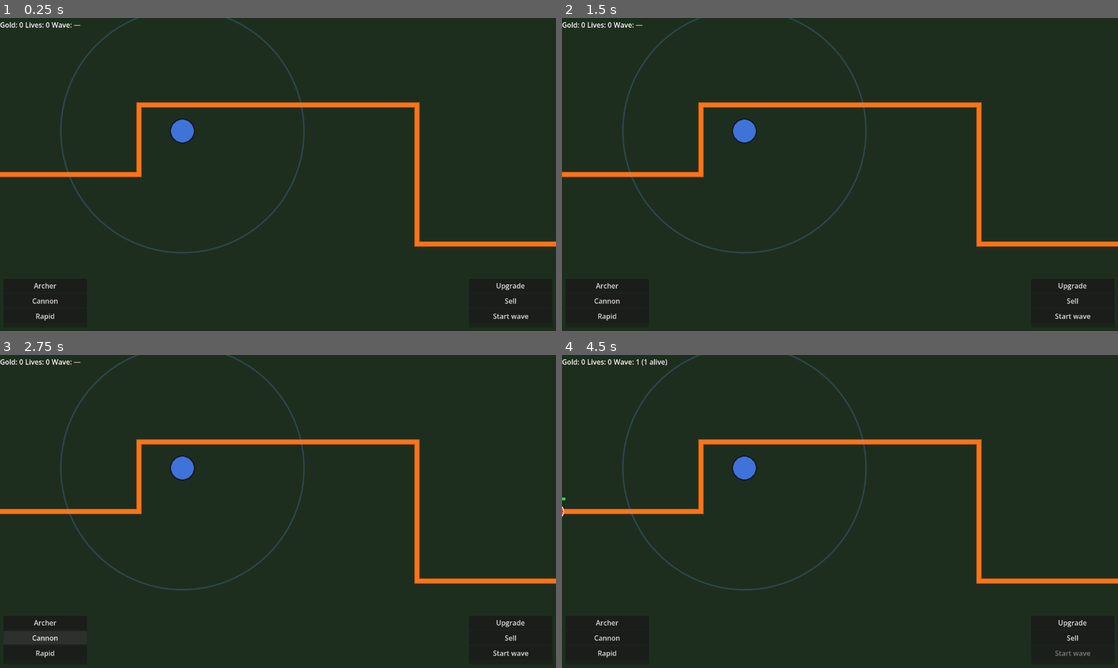
Above: before the commit, frames 1-4 (two rows, left to right).
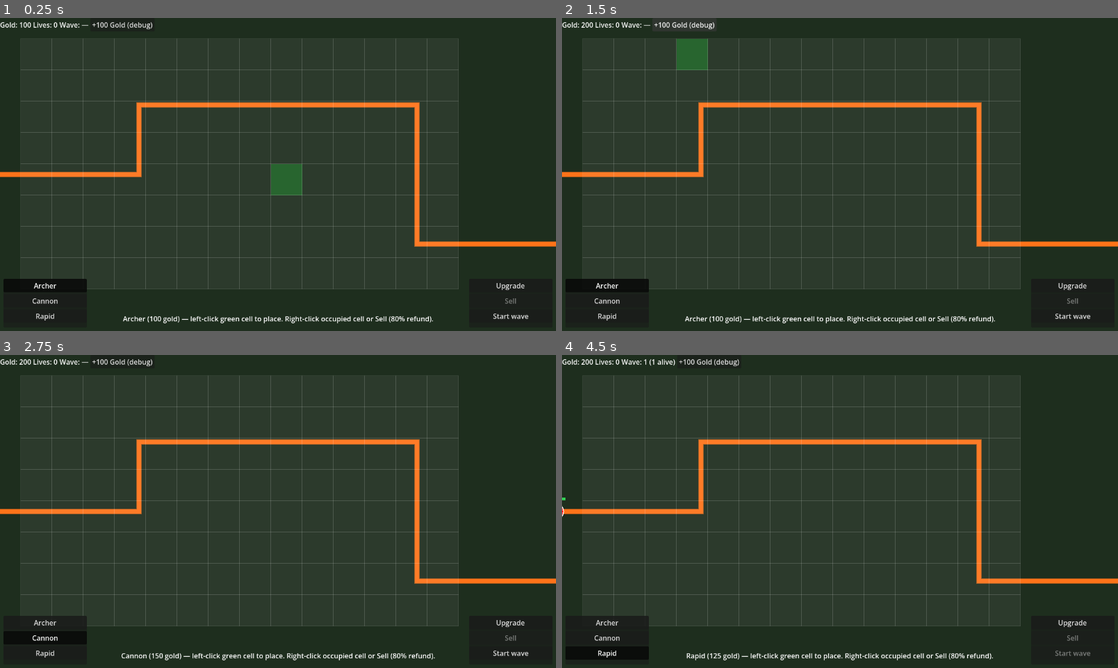
Above: after the commit, the same moments.

Repository: 00jacobs/LotrTD
Game: Godot game, scene res://scenes/main/main.tscn
Same seed, same stepped clock (60 frames per second), same inputs: the game is played once before the commit and once after it.
Inputs (mouse positions are in pixels of both pictures, inside the frame that each line leads up to):
- Up to frame 1 (0.25 s): no input
- Up to frame 2 (1.5 s): click "Archer" at 0.5 s; click (684, 24) at 1.25 s, where only the run after the commit has a clickable "+100 Gold (debug)"
- Up to frame 3 (2.75 s): click "Cannon" at 2 s
- Up to frame 4 (4.5 s): click "Rapid" at 2.75 s; click (1073, 636) at 3.5 s, where only the run before the commit has a clickable "Sell"; click "Start wave" at 4.25 s

The runs differ from the first frame. In frame 1, 4.7% of the frame differs, in the area x 3-93%, y 0-98%; in frame 2, 4.7%; in frame 3, 4.7%, in the area x 0-93%, y 0-98%; in frame 4, 4.2%.

Commit message:
Tower placement mechanics

Diff:
--- a/scenes/main/main.tscn
+++ b/scenes/main/main.tscn
@@ -66,7 +66,7 @@
 
 [node name="GoldLabel" type="Label" parent="UI/TopBar" unique_id=1817665949]
 layout_mode = 2
-text = "Gold: 0"
+text = "Gold: 100"
 
 [node name="LivesLabel" type="Label" parent="UI/TopBar" unique_id=12892118]
 layout_mode = 2
@@ -75,6 +75,10 @@
 [node name="WaveLabel" type="Label" parent="UI/TopBar" unique_id=1193846832]
 layout_mode = 2
 text = "Wave: 0"
+
+[node name="DebugGoldButton" type="Button" parent="UI/TopBar" unique_id=1193846833]
+layout_mode = 2
+text = "+100 Gold (debug)"
 
 [node name="BuildPanel" type="PanelContainer" parent="UI" unique_id=1899472057]
 layout_mode = 1
--- a/scripts/entities/world_view.gd
+++ b/scripts/entities/world_view.gd
@@ -1,6 +1,6 @@
 extends Node2D
 
-## Weeks 3–6: map, path, waves (button + timer spawns), multi-enemy, tower, gold.
+## Weeks 3–7: map, path, waves, tower (click-to-place on build grid), gold.
 
 const FALLBACK_ANCHORS: PackedVector2Array = [
 	Vector2(-40, 360),
@@ -21,21 +21,32 @@
 @export var enemy_radius: float = 18.0
 @export var enemy_color: Color = Color(1.0, 0.12, 0.12, 1.0)
 @export var enemy_max_hp: float = 120.0
+@export var starting_gold: int = 100
 @export var gold_per_kill: int = 15
 
 @export var wave_enemy_count: int = 6
 @export var wave_spawn_interval: float = 0.85
 
-@export var tower_position: Vector2 = Vector2(420, 260)
-@export var tower_range: float = 280.0
-@export var tower_radius: float = 26.0
-@export var fire_interval: float = 0.4
-@export var projectile_speed: float = 560.0
 @export var projectile_radius: float = 7.0
-@export var projectile_damage: float = 28.0
-@export var tower_color: Color = Color(0.25, 0.45, 0.85, 1.0)
-@export var projectile_color: Color = Color(1.0, 0.95, 0.35, 1.0)
 @export var show_tower_range: bool = true
+@export_range(0.0, 1.0) var sell_refund_ratio: float = 0.8
+
+const TOWER_COSTS: Dictionary = {
+	&"archer": 100,
+	&"cannon": 150,
+	&"rapid": 125,
+}
+
+## Which tower profile is active (week 7: build panel + placement).
+var _active_tower_id: StringName = &"archer"
+
+@export_group("Build grid (week 7)")
+@export var build_cell_size: float = 72.0
+@export var build_grid_origin: Vector2 = Vector2(48, 48)
+@export var build_grid_cols: int = 14
+@export var build_grid_rows: int = 8
+@export var path_block_margin: float = 56.0
+@export var show_build_grid: bool = true
 
 var _enemy_path: Path2D
 var _path_ready := false
@@ -46,13 +57,24 @@
 var _spawn_timer: float = 0.0
 var _enemies: Array[Dictionary] = []
 
-var _fire_timer: float = 0.0
 var _projectiles: Array[Dictionary] = []
 
 var _gold: int = 0
+var _placed_towers: Array[Dictionary] = []
+var _occupied_cells: Dictionary = {}
 var _gold_label: Label
 var _wave_label: Label
 var _start_wave_button: Button
+var _sell_button: Button
+var _debug_gold_button: Button
+var _hint_label: Label
+
+var _hover_cell: Vector2i = Vector2i(-1, -1)
+
+var _tower_pick_group: ButtonGroup = ButtonGroup.new()
+var _btn_archer: Button
+var _btn_cannon: Button
+var _btn_rapid: Button
 
 
 func _ready() -> void:
@@ -63,10 +85,25 @@
 		# Use button_up so disabling the button does not leave a stuck "pressed" style (weird overlay).
 		_start_wave_button.button_up.connect(_on_start_wave_button_up)
 
+	_sell_button = get_node_or_null("../../UI/ActionPanel/ActionVBox/SellButton") as Button
+	if _sell_button != null:
+		_sell_button.button_up.connect(_on_sell_button_up)
+
+	_debug_gold_button = get_node_or_null("../../UI/TopBar/DebugGoldButton") as Button
+	if _debug_gold_button != null:
+		_debug_gold_button.pressed.connect(_on_debug_gold_button_pressed)
+
+	_hint_label = get_node_or_null("../../UI/HintLabel") as Label
+
+	_btn_archer = get_node_or_null("../../UI/BuildPanel/BuildVBox/TowerButton_Archer") as Button
+	_btn_cannon = get_node_or_null("../../UI/BuildPanel/BuildVBox/TowerButton_Cannon") as Button
+	_btn_rapid = get_node_or_null("../../UI/BuildPanel/BuildVBox/TowerButton_Rapid") as Button
+	_setup_tower_type_buttons()
+
 	_enemy_path = get_node_or_null("PathFollowRoot/EnemyPath") as Path2D
 	var tower_marker: Marker2D = get_node_or_null("TowerRoot/DemoTower") as Marker2D
 	if tower_marker != null:
-		tower_position = tower_marker.position
+		tower_marker.visible = false
 	_ensure_path_curve()
 	_path_length = _polyline_length(_read_anchor_points())
 	_path_ready = true
@@ -74,12 +111,15 @@
 	_spawns_remaining = 0
 	_spawn_timer = 0.0
 	_enemies.clear()
-	_fire_timer = 0.0
 	_projectiles.clear()
-	_gold = 0
+	_placed_towers.clear()
+	_occupied_cells.clear()
+	_gold = starting_gold
 	_update_gold_label()
 	_update_wave_ui()
 	_update_start_button()
+	_update_sell_button()
+	_update_hint_label()
 	set_process(true)
 	set_process_unhandled_input(true)
 	queue_redraw()
@@ -88,6 +128,188 @@
 func _unhandled_input(event: InputEvent) -> void:
 	if event.is_action_pressed("ui_accept"):
 		_try_start_wave()
+	if event is InputEventMouseButton:
+		var mb := event as InputEventMouseButton
+		if mb.button_index == MOUSE_BUTTON_LEFT and mb.pressed:
+			_try_place_tower_on_click()
+		elif mb.button_index == MOUSE_BUTTON_RIGHT and mb.pressed:
+			_try_sell_tower_on_click()
+
+
+func _try_place_tower_on_click() -> void:
+	var world_pos: Vector2 = get_global_mouse_position()
+	var cell := _world_pos_to_cell(world_pos)
+	if cell.x < 0 or _is_cell_occupied(cell):
+		return
+	var center := _cell_center(cell)
+	if not _is_valid_build_cell(center, _read_anchor_points()):
+		return
+	var cost := _get_tower_cost(_active_tower_id)
+	if _gold < cost:
+		return
+	_gold -= cost
+	_update_gold_label()
+	_placed_towers.append(_make_tower(cell, center, _active_tower_id))
+	_occupied_cells[_cell_key(cell)] = true
+	_update_hint_label()
+	_update_sell_button()
+	queue_redraw()
+
+
+func _try_sell_tower_on_click() -> void:
+	var world_pos: Vector2 = get_global_mouse_position()
+	var cell := _world_pos_to_cell(world_pos)
+	if cell.x < 0:
+		return
+	_sell_tower_at_cell(cell)
+
+
+func _on_sell_button_up() -> void:
+	_sell_tower_at_cell(_hover_cell)
+
+
+func _on_debug_gold_button_pressed() -> void:
+	_gold += 100
+	_update_gold_label()
+	queue_redraw()
+
+
+func _sell_tower_at_cell(cell: Vector2i) -> void:
+	var idx := _find_tower_index_at_cell(cell)
+	if idx < 0:
+		return
+	var tower: Dictionary = _placed_towers[idx]
+	_gold += _get_sell_value(tower)
+	_placed_towers.remove_at(idx)
+	_occupied_cells.erase(_cell_key(cell))
+	_update_gold_label()
+	_update_sell_button()
+	queue_redraw()
+
+
+func _find_tower_index_at_cell(cell: Vector2i) -> int:
+	for i in _placed_towers.size():
+		var tower_cell: Vector2i = _placed_towers[i]["cell"] as Vector2i
+		if tower_cell == cell:
+			return i
+	return -1
+
+
+func _get_sell_value(tower: Dictionary) -> int:
+	var cost: int = int(tower.get("cost", 0))
+	return int(floor(float(cost) * sell_refund_ratio))
+
+
+func _setup_tower_type_buttons() -> void:
+	for b: Button in [_btn_archer, _btn_cannon, _btn_rapid]:
+		if b == null:
+			continue
+		b.toggle_mode = true
+		b.button_group = _tower_pick_group
+	if _btn_archer != null:
+		_btn_archer.toggled.connect(_on_tower_type_toggled.bind(&"archer"))
+	if _btn_cannon != null:
+		_btn_cannon.toggled.connect(_on_tower_type_toggled.bind(&"cannon"))
+	if _btn_rapid != null:
+		_btn_rapid.toggled.connect(_on_tower_type_toggled.bind(&"rapid"))
+	# Default selection so range / DPS match the visible profile before first click.
+	if _btn_archer != null:
+		_btn_archer.set_pressed_no_signal(true)
+	elif _btn_cannon != null:
+		_btn_cannon.set_pressed_no_signal(true)
+	elif _btn_rapid != null:
+		_btn_rapid.set_pressed_no_signal(true)
+
+
+func _on_tower_type_toggled(pressed: bool, id: StringName) -> void:
+	if not pressed:
+		return
+	_active_tower_id = id
+	_update_hint_label()
+	queue_redraw()
+
+
+func _tower_stats_for(id: StringName) -> Dictionary:
+	match id:
+		&"cannon":
+			return {
+				"range": 220.0,
+				"fire_interval": 0.95,
+				"projectile_damage": 52.0,
+				"projectile_speed": 420.0,
+				"tower_radius": 28.0,
+				"tower_color": Color(0.55, 0.35, 0.2, 1.0),
+				"projectile_color": Color(1.0, 0.55, 0.15, 1.0),
+			}
+		&"rapid":
+			return {
+				"range": 240.0,
+				"fire_interval": 0.22,
+				"projectile_damage": 14.0,
+				"projectile_speed": 720.0,
+				"tower_radius": 22.0,
+				"tower_color": Color(0.35, 0.75, 0.45, 1.0),
+				"projectile_color": Color(0.85, 1.0, 0.45, 1.0),
+			}
+		_:
+			return {
+				"range": 280.0,
+				"fire_interval": 0.4,
+				"projectile_damage": 28.0,
+				"projectile_speed": 560.0,
+				"tower_radius": 26.0,
+				"tower_color": Color(0.25, 0.45, 0.85, 1.0),
+				"projectile_color": Color(1.0, 0.95, 0.35, 1.0),
+			}
+
+
+func _get_tower_cost(id: StringName) -> int:
+	return int(TOWER_COSTS.get(id, 100))
+
+
+func _make_tower(cell: Vector2i, position: Vector2, id: StringName) -> Dictionary:
+	var stats := _tower_stats_for(id)
+	return {
+		"id": id,
+		"cell": cell,
+		"position": position,
+		"cost": _get_tower_cost(id),
+		"fire_timer": 0.0,
+		"range": stats["range"],
+		"fire_interval": stats["fire_interval"],
+		"projectile_damage": stats["projectile_damage"],
+		"projectile_speed": stats["projectile_speed"],
+		"tower_radius": stats["tower_radius"],
+		"tower_color": stats["tower_color"],
+		"projectile_color": stats["projectile_color"],
+	}
+
+
+func _cell_key(cell: Vector2i) -> String:
+	return "%d,%d" % [cell.x, cell.y]
+
+
+func _is_cell_occupied(cell: Vector2i) -> bool:
+	return _occupied_cells.has(_cell_key(cell))
+
+
+func _tower_display_name(id: StringName) -> String:
+	match id:
+		&"cannon":
+			return "Cannon"
+		&"rapid":
+			return "Rapid"
+		_:
+			return "Archer"
+
+
+func _update_hint_label() -> void:
+	if _hint_label == null:
+		return
+	var tname := _tower_display_name(_active_tower_id)
+	var cost := _get_tower_cost(_active_tower_id)
+	var refund_pct := int(round(sell_refund_ratio * 100.0))
+	_hint_label.text = "%s (%d gold) — left-click green cell to place. Right-click occupied cell or Sell (%d%% refund)." % [tname, cost, refund_pct]
 
 
 func _on_start_wave_button_up() -> void:
@@ -106,15 +328,18 @@
 	_spawn_timer = 0.0
 	_enemies.clear()
 	_projectiles.clear()
-	_fire_timer = 0.0
 	_update_wave_ui()
 	_update_start_button()
+	_update_sell_button()
+	_update_hint_label()
 	queue_redraw()
 
 
 func _process(delta: float) -> void:
 	if not _path_ready:
 		return
+
+	_update_build_hover()
 
 	if not _wave_running:
 		queue_redraw()
@@ -132,12 +357,20 @@
 
 	_move_enemies(delta, anchors)
 
-	var target_pos: Variant = _closest_enemy_in_range(anchors, tower_position, tower_range)
-
-	_fire_timer -= delta
-	if target_pos != null and tower_range > 0.0 and _fire_timer <= 0.0:
-		_fire_timer = fire_interval
-		_projectiles.append({"pos": tower_position})
+	for tower: Dictionary in _placed_towers:
+		var fire_timer: float = float(tower["fire_timer"]) - delta
+		tower["fire_timer"] = fire_timer
+		var tower_pos: Vector2 = tower["position"] as Vector2
+		var tower_range: float = float(tower["range"])
+		var target_pos: Variant = _closest_enemy_in_range(anchors, tower_pos, tower_range)
+		if target_pos != null and tower_range > 0.0 and fire_timer <= 0.0:
+			tower["fire_timer"] = float(tower["fire_interval"])
+			_projectiles.append({
+				"pos": tower_pos,
+				"damage": tower["projectile_damage"],
+				"speed": tower["projectile_speed"],
+				"color": tower["projectile_color"],
+			})
 
 	_update_projectiles(delta, anchors)
 
@@ -145,6 +378,7 @@
 		_wave_running = false
 		_update_wave_ui()
 		_update_start_button()
+		_update_hint_label()
 	else:
 		_update_wave_ui()
 
@@ -228,24 +462,22 @@
 	for i in range(_projectiles.size() - 1, -1, -1):
 		var p: Dictionary = _projectiles[i]
 		var pos: Vector2 = p["pos"] as Vector2
+		var shot_speed: float = float(p["speed"])
+		var shot_damage: float = float(p["damage"])
 		var target_v: Variant = _closest_enemy_to_point(anchors, pos)
 		if target_v == null:
-			var tw: Variant = _closest_enemy_in_range(anchors, tower_position, tower_range * 2.0)
-			if tw != null:
-				target_v = tw
-			else:
-				_projectiles.remove_at(i)
-				continue
+			_projectiles.remove_at(i)
+			continue
 		var target: Vector2 = target_v as Vector2
 		var to_enemy := target - pos
 		var dist := to_enemy.length()
 		var hit_r := enemy_radius + projectile_radius
 		if dist < hit_r:
 			_projectiles.remove_at(i)
-			_damage_enemy_near(anchors, pos, hit_r * 1.25, projectile_damage)
+			_damage_enemy_near(anchors, pos, hit_r * 1.25, shot_damage)
 			continue
 		if dist > 0.001:
-			p["pos"] = pos + to_enemy.normalized() * projectile_speed * delta
+			p["pos"] = pos + to_enemy.normalized() * shot_speed * delta
 
 
 func _update_gold_label() -> void:
@@ -262,6 +494,22 @@
 			_wave_label.text = "Wave: —"
 
 
+func _update_sell_button() -> void:
+	if _sell_button == null:
+		return
+	var can_sell := _hover_cell.x >= 0 and _is_cell_occupied(_hover_cell)
+	_sell_button.disabled = not can_sell
+	if can_sell:
+		var idx := _find_tower_index_at_cell(_hover_cell)
+		if idx >= 0:
+			var refund := _get_sell_value(_placed_towers[idx])
+			_sell_button.text = "Sell (+%d)" % refund
+		else:
+			_sell_button.text = "Sell"
+	else:
+		_sell_button.text = "Sell"
+
+
 func _update_start_button() -> void:
 	if _start_wave_button != null:
 		if _wave_running:
@@ -296,16 +544,23 @@
 	if path_points.size() >= 2:
 		draw_polyline(path_points, path_color, path_width, true)
 
-	if show_tower_range:
-		draw_arc(tower_position, tower_range, 0.0, TAU, 96, Color(0.4, 0.65, 1.0, 0.22), 2.0, true)
-
-	draw_circle(tower_position, tower_radius + 3.0, Color(0.08, 0.1, 0.14, 1.0))
-	draw_circle(tower_position, tower_radius, tower_color)
+	_draw_build_grid()
+
+	for tower: Dictionary in _placed_towers:
+		var tower_pos: Vector2 = tower["position"] as Vector2
+		var tower_range: float = float(tower["range"])
+		var tower_radius: float = float(tower["tower_radius"])
+		var tower_color: Color = tower["tower_color"] as Color
+		if show_tower_range:
+			draw_arc(tower_pos, tower_range, 0.0, TAU, 96, Color(0.4, 0.65, 1.0, 0.22), 2.0, true)
+		draw_circle(tower_pos, tower_radius + 3.0, Color(0.08, 0.1, 0.14, 1.0))
+		draw_circle(tower_pos, tower_radius, tower_color)
 
 	for p: Dictionary in _projectiles:
 		var shot_pos: Vector2 = p["pos"] as Vector2
+		var shot_color: Color = p["color"] as Color
 		draw_circle(shot_pos, projectile_radius + 1.0, Color(0.1, 0.08, 0.02, 0.6))
-		draw_circle(shot_pos, projectile_radius, projectile_color)
+		draw_circle(shot_pos, projectile_radius, shot_color)
 
 	for e: Dictionary in _enemies:
 		var hp: float = float(e["hp"])
@@ -324,6 +579,79 @@
 	var top_left := center + Vector2(-bar_w * 0.5, -enemy_radius - 14.0)
 	draw_rect(Rect2(top_left, Vector2(bar_w, bar_h)), Color(0.05, 0.05, 0.06, 0.85))
 	draw_rect(Rect2(top_left, Vector2(bar_w * ratio, bar_h)), Color(0.2, 0.85, 0.35, 0.95))
+
+
+func _is_valid_build_cell(center: Vector2, anchors: PackedVector2Array) -> bool:
+	var poly := _densify_polyline(anchors, path_sample_step)
+	return _min_dist_to_polyline(center, poly) >= path_block_margin
+
+
+func _min_dist_to_polyline(p: Vector2, poly: PackedVector2Array) -> float:
+	if poly.size() < 2:
+		return INF
+	var best: float = INF
+	for i in range(poly.size() - 1):
+		var a: Vector2 = poly[i] as Vector2
+		var b: Vector2 = poly[i + 1] as Vector2
+		var d: float = _dist_point_to_segment(p, a, b)
+		if d < best:
+			best = d
+	return best
+
+
+func _dist_point_to_segment(p: Vector2, a: Vector2, b: Vector2) -> float:
+	var ab: Vector2 = b - a
+	var len_sq: float = ab.length_squared()
+	if len_sq < 0.0001:
+		return p.distance_to(a)
+	var t: float = clampf((p - a).dot(ab) / len_sq, 0.0, 1.0)
+	return p.distance_to(a + ab * t)
+
+
+func _world_pos_to_cell(world_pos: Vector2) -> Vector2i:
+	var rel: Vector2 = world_pos - build_grid_origin
+	var cx: int = int(rel.x / build_cell_size)
+	var cy: int = int(rel.y / build_cell_size)
+	if cx < 0 or cy < 0 or cx >= build_grid_cols or cy >= build_grid_rows:
+		return Vector2i(-1, -1)
+	return Vector2i(cx, cy)
+
+
+func _cell_center(cell: Vector2i) -> Vector2:
+	return build_grid_origin + (Vector2(cell) + Vector2(0.5, 0.5)) * build_cell_size
+
+
+func _update_build_hover() -> void:
+	var world_pos: Vector2 = get_global_mouse_position()
+	var cell: Vector2i = _world_pos_to_cell(world_pos)
+	if cell != _hover_cell:
+		_hover_cell = cell
+		_update_sell_button()
+		queue_redraw()
+
+
+func _draw_build_grid() -> void:
+	if not show_build_grid:
+		return
+	var anchors := _read_anchor_points()
+	for cy in range(build_grid_rows):
+		for cx in range(build_grid_cols):
+			var cell := Vector2i(cx, cy)
+			var top_left: Vector2 = build_grid_origin + Vector2(float(cx), float(cy)) * build_cell_size
+			var rect := Rect2(top_left, Vector2(build_cell_size, build_cell_size))
+			var center := _cell_center(cell)
+			var fill := Color(1.0, 1.0, 1.0, 0.06)
+			if _is_cell_occupied(cell):
+				fill = Color(0.45, 0.45, 0.5, 0.32)
+			elif cell == _hover_cell and cell.x >= 0:
+				if not _is_valid_build_cell(center, anchors):
+					fill = Color(0.95, 0.28, 0.28, 0.28)
+				elif _gold < _get_tower_cost(_active_tower_id):
+					fill = Color(0.95, 0.82, 0.2, 0.32)
+				else:
+					fill = Color(0.25, 0.95, 0.35, 0.28)
+			draw_rect(rect, fill, true)
+			draw_rect(rect, Color(1, 1, 1, 0.12), false, 1.0)
 
 
 func _read_anchor_points() -> PackedVector2Array:
